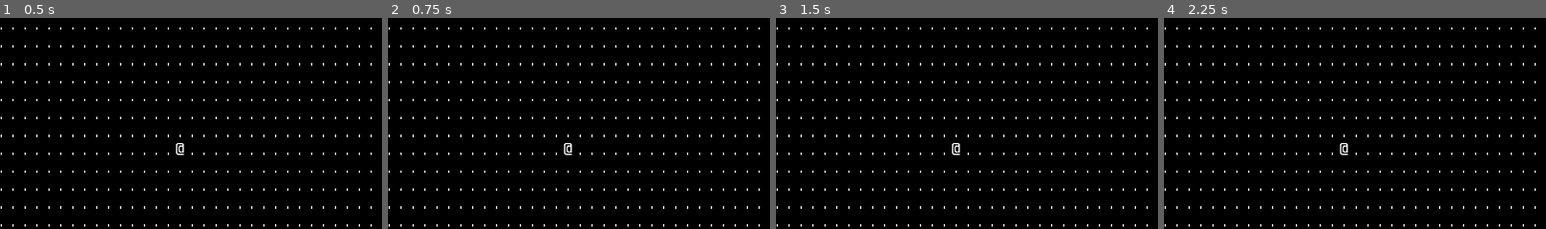
Above: before the commit, frames 1-4 (left to right).
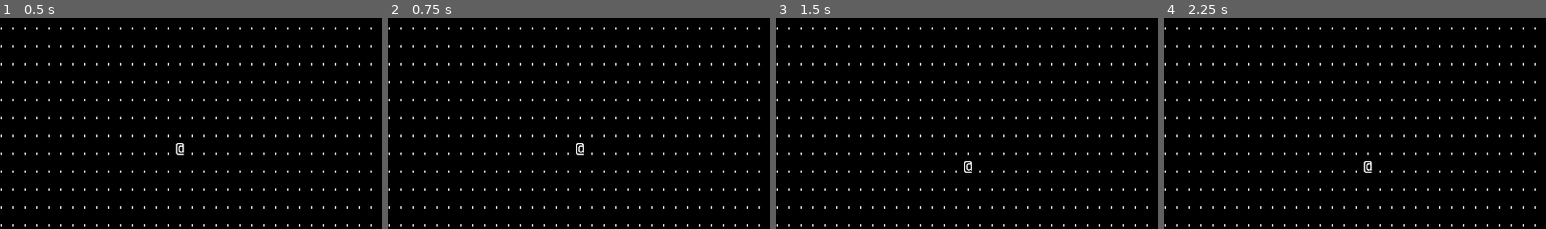
Above: after the commit, the same moments.

Repository: Coronyt/winternocte
Game: Godot game, scene res://world.tscn
The game is run twice, just before and just after one commit, with the same random seed, the same clock (stepped at 60 frames per second) and the same inputs.
Inputs:
- Up to frame 1 (0.5 s): no input
- Up to frame 2 (0.75 s): tap Enter at 0.5 s; hold Right (right) from 0.53 s (still down)
- Up to frame 3 (1.5 s): tap Space at 1.25 s; release Right (right) at 1.28 s; hold Down (down) from 1.28 s (still down)
- Up to frame 4 (2.25 s): tap Enter at 2 s; release Down (down) at 2.03 s; hold Right (right) from 2.03 s (still down)
The pictures show only the part of the screen within x 32-82%, y 50-100%; the shares and areas given below are measured in that part.

Frame 1 is identical in both runs. In frame 2, 0.2% of the frame differs, in the area x 46-52%, y 59-66%; in frame 3, 0.2%; in frame 4, 0.2%, in the area x 46-55%, y 59-74%.
Error before the commit: Invalid assignment of property or key '_canvas' with value of type 'Control (Canvas)' on a base object of type 'Node (game.gd)'. (res://world.gd:9)

Commit message:
Player can move in four directions (up, down, left, right)

Diff:
--- a/game.gd
+++ b/game.gd
@@ -53,9 +53,10 @@
 
 # execute action commands from the queue and cycle the turn
 func cycle_turn():
+	# TODO - right here, cycle_turn should append actions to the queue for each sentient entity in the level
 	while(action_queue):
 		var action: Action = action_queue.pop_front()
 		action.perform()
 	# afterwards re-render cells and entities
-	Game.update_cells(active_canvas) # TODO - this code is copy-pasted from world.gd, should probably be func
-	Game.render_entities(active_canvas, active_entities)
+	update_cells(active_canvas) # TODO - this code is copy-pasted from world.gd, should probably be func
+	render_entities(active_canvas, active_entities)
--- a/move.gd
+++ b/move.gd
@@ -12,8 +12,11 @@
 		print("up command is being performed")
 		self.actor.pos.y = self.actor.pos.y - 1
 	if self.dir == Game.Direction.DOWN:
-		pass
+		print("down command is being performed")
+		self.actor.pos.y = self.actor.pos.y + 1
 	if self.dir == Game.Direction.LEFT:
-		pass
+		print("left command is being performed")
+		self.actor.pos.x = self.actor.pos.x - 1
 	if self.dir == Game.Direction.RIGHT:
-		pass
+		print("right command is being performed")
+		self.actor.pos.x = self.actor.pos.x + 1
--- a/player.gd
+++ b/player.gd
@@ -5,17 +5,18 @@
 	self.pos.y = 19
 	self.glyph = 1
 
+func move_player(direction: Game.Direction):
+	var action = Move.new(self, direction)
+	Game.action_queue.append(action)
+	Game.cycle_turn()
+
 func _process(_delta):
 	# moving will always force a turn cycle
 	if Input.is_action_just_pressed("up"):
-		var action = Move.new(self, Game.Direction.UP)
-		#action.dir = "UP"
-		#action.actor = self
-		Game.action_queue.append(action)
-		Game.cycle_turn()
+		move_player(Game.Direction.UP)
 	if Input.is_action_just_pressed("down"):
-		pass
+		move_player(Game.Direction.DOWN)
 	if Input.is_action_just_pressed("left"):
-		pass
+		move_player(Game.Direction.LEFT)
 	if Input.is_action_just_pressed("right"):
-		pass
+		move_player(Game.Direction.RIGHT)
--- a/world.gd
+++ b/world.gd
@@ -6,5 +6,5 @@
 func _ready():
 	Game.update_cells(_canvas) # TODO - pass level as arg
 	Game.render_entities(_canvas, _entities)
-	Game._canvas = _canvas
-	Game._entities = _entities
+	Game.active_canvas = _canvas
+	Game.active_entities = _entities
